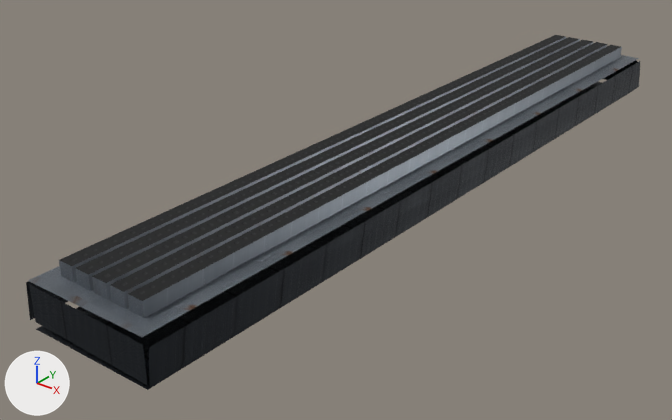
The glTF model game/assets/world/aetherfall/models/cable_bundle.glb: old version first, new version second.
One viewpoint serves both versions: a camera (50 mm lens) standing at (3.54, -5.36, 2.59) and looking at (-0.34, -0.51, -0.41). The lights are fixed; the arrows at lower left show +X, +Y and +Z. The older version comes first. Vertices at exactly the same position are counted once.

The first picture shows 'CableRun0', 'CableRun1', 'CableRun2', 'CableRun3', 'CableRun4', 'CableTray'.
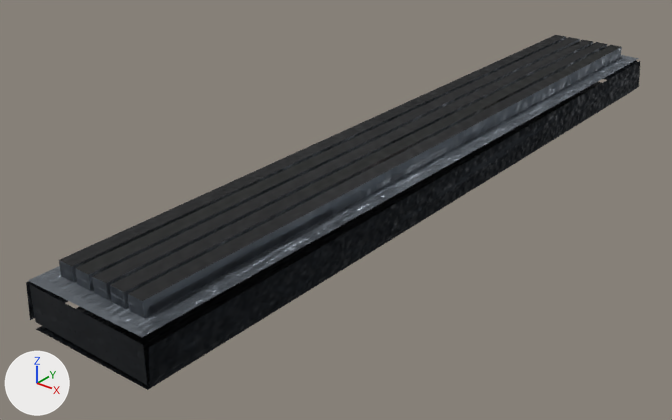
What changed in the scene script:
```text
Add img_b86eb4ec87076eac5bccd98ad02f8c177d4bb5140c61fb3a8060f0f2d2b9b1a1:
    img_b86eb4ec87076eac5bccd98ad02f8c177d4bb5140c61fb3a8060f0f2d2b9b1a1 = load_image('b86eb4ec87076eac5bccd98ad02f8c177d4bb5140c61fb3a8060f0f2d2b9b1a1', '../textures/3cdd8b5bd13d67c8ea44d6bebaf47da9bc84296f765334e48318e489a62745ee.jpg', 1024, 1024, 'Non-Color')
Change mat_steel:
    where n6 = _N.new('ShaderNodeTexImage'); n6.name = 'Image Texture.002'
    n6.image: img_b86eb4ec87076eac5bccd98ad02f8c177d4bb5140c61fb3a8060f0f2d2b9b1a1_jpg -> img_b86eb4ec87076eac5bccd98ad02f8c177d4bb5140c61fb3a8060f0f2d2b9b1a1
Change mat_composite:
    where n6 = _N.new('ShaderNodeTexImage'); n6.name = 'Image Texture.002'
    n6.image: img_ac84ea21fac395dd6be6c5a1692a64ef66476edc71bf0b2e4362be38cf631c78_jpg -> img_b86eb4ec87076eac5bccd98ad02f8c177d4bb5140c61fb3a8060f0f2d2b9b1a1
Change me_cabletray:
    where me_cabletray.from_pydata(...)  # 48 vertices, 60 faces; spans x -0.51..0.51, y -3.0..3.0, z -0.21..0.13
    used by ob_cabletray; location = (0.0, 0.0, -0.03)
    me_cabletray part 1: texture (UV) coordinates of 60 of 60 faces, centred in x -0.5..0.5, y -3.0..3.0, z -0.2..0.12, changed; they spanned u -0.62..0.62, v -4.08..4.07 and now span u 0.2..0.73, v 0.0..0.9
Change me_cablerun0:
    where me_cablerun0.from_pydata(...)  # 8 vertices, 12 faces; spans x -0.34..-0.22, y -2.88..2.88, z 0.09..0.22
    used by ob_cablerun0; location = (0.0, 0.0, -0.03)
    me_cablerun0 part 2: texture (UV) coordinates of 12 of 12 faces, centred in x -0.34..-0.22, y -2.88..2.88, z 0.09..0.22, changed; they spanned u -0.7..-0.47, v -6.02..6.12 and now span u 0.0..0.44, v 0.57..0.86
Change me_cablerun1:
    where me_cablerun1.from_pydata(...)  # 8 vertices, 12 faces; spans x -0.19..-0.09, y -2.88..2.88, z 0.09..0.22
    used by ob_cablerun1; location = (0.0, 0.0, -0.03)
    me_cablerun1 part 3: texture (UV) coordinates of 12 of 12 faces, centred in x -0.19..-0.09, y -2.88..2.88, z 0.09..0.22, changed; they spanned u -0.41..-0.18, v -6.02..6.12 and now span u 0.08..0.52, v 0.57..1.0
Change me_cablerun2:
    where me_cablerun2.from_pydata(...)  # 8 vertices, 12 faces; spans x -0.05..0.05, y -2.88..2.88, z 0.09..0.22
    used by ob_cablerun2; location = (0.0, 0.0, -0.03)
    me_cablerun2 part 4: texture (UV) coordinates of 12 of 12 faces, centred in x -0.05..0.05, y -2.88..2.88, z 0.09..0.22, changed; they spanned u -0.12..0.12, v -6.02..6.12 and now span u 0.35..0.59, v 0.57..0.86
Change me_cablerun3:
    where me_cablerun3.from_pydata(...)  # 8 vertices, 12 faces; spans x 0.09..0.19, y -2.88..2.88, z 0.09..0.22
    used by ob_cablerun3; location = (0.0, 0.0, -0.03)
    me_cablerun3 part 5: texture (UV) coordinates of 12 of 12 faces, centred in x 0.09..0.19, y -2.88..2.88, z 0.09..0.22, changed; they spanned u 0.18..0.41, v -6.02..6.12 and now span u 0.24..0.71, v 0.57..1.0
Change me_cablerun4:
    where me_cablerun4.from_pydata(...)  # 8 vertices, 12 faces; spans x 0.22..0.34, y -2.88..2.88, z 0.09..0.22
    used by ob_cablerun4; location = (0.0, 0.0, -0.03)
    me_cablerun4 part 6: texture (UV) coordinates of 12 of 12 faces, centred in x 0.22..0.34, y -2.88..2.88, z 0.09..0.22, changed; they spanned u 0.47..0.7, v -6.02..6.12 and now span u 0.0..0.47, v 0.66..0.86
```

Location of each change, (x1, y1, x2, y2) in pixels of the pictures (672 x 420 px):
'CableTray', surface changed: (38, 55, 640, 381) in both
'CableRun4', surface changed: (128, 46, 621, 318) in both
'CableRun3', surface changed: (110, 43, 607, 309) in both
'CableRun2', surface changed: (92, 40, 593, 300) in both
'CableRun1', surface changed: (75, 37, 580, 291) in both
'CableRun0', surface changed: (59, 36, 566, 282) in both
